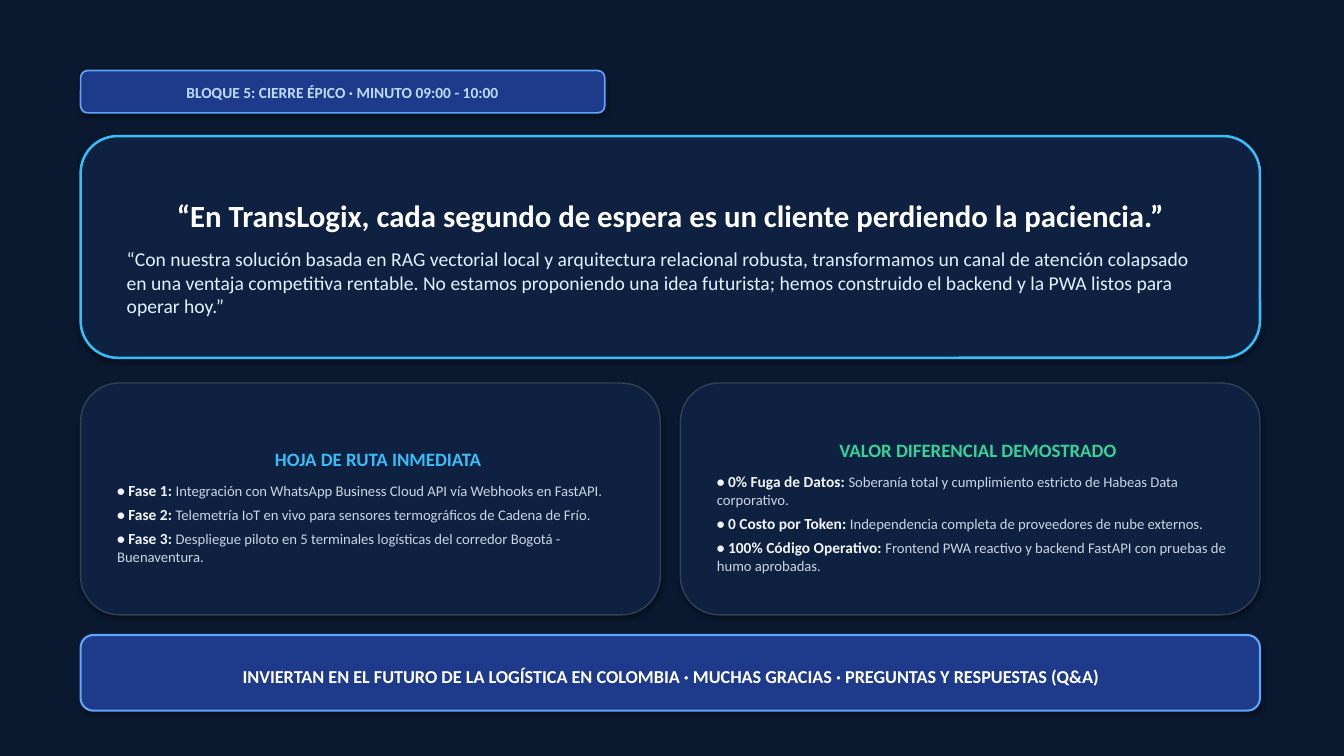
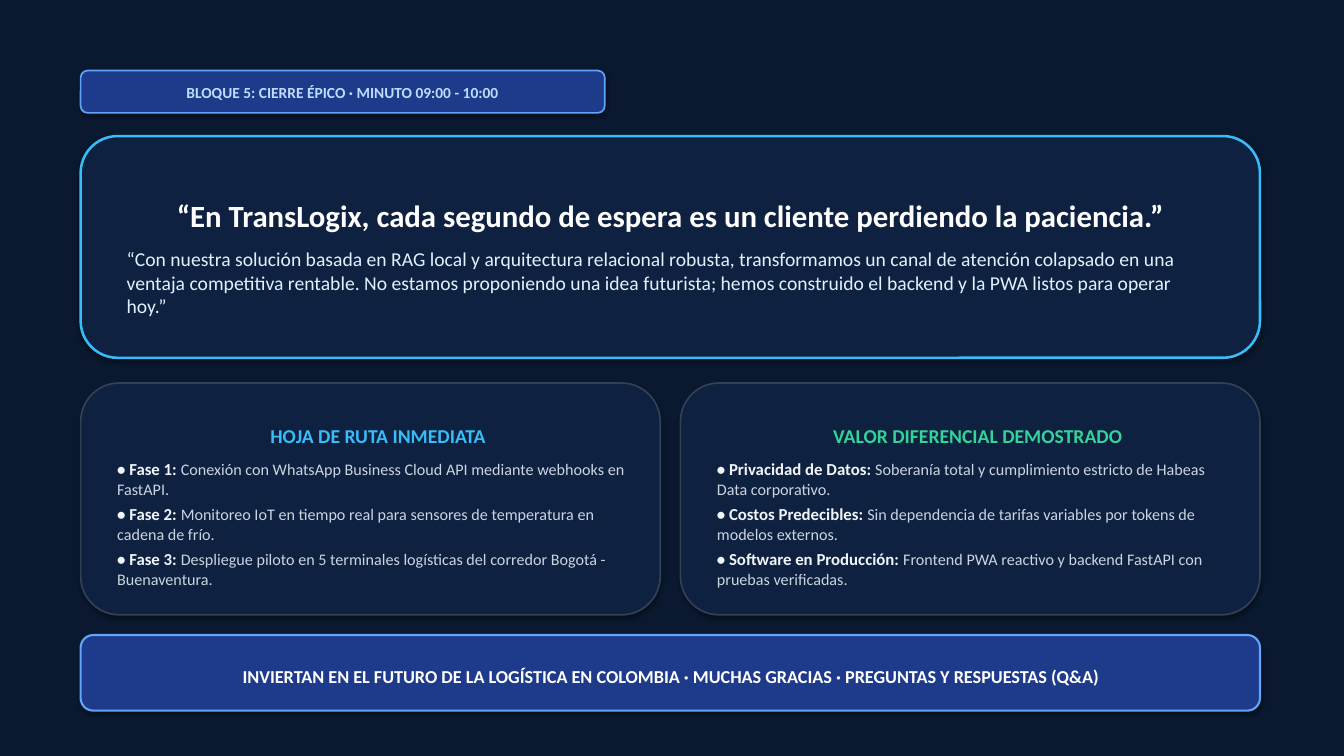
Before and after one commit to jorgemarazba/Kodotokai, a slide deck: slide 11 of TransLogix_Pitch_KodoTakai_2026.pptx (slide 12 before the commit). Drawn at 1344x756 pixels with LibreOffice and Linux fonts; fonts in the diff are those of the drawing. Boxes give left, top, right and bottom in pixels: in the first picture for what was removed or moved away, otherwise in the second. Text is boxed around its words. In the diff, an @@ line names an element or a change of style, - is before the commit and + after.

Commit message:
Reconstruccion de presentacion segun recomendaciones oficiales: rubrica Mejor Proyecto General, datos sustentados y nuevo balance de negocio

```diff
--- a/TransLogix_Pitch_KodoTakai_2026.pptx
+++ b/TransLogix_Pitch_KodoTakai_2026.pptx
@@ text in rounded rectangle at (127, 252, 1174, 316): text changed @@
-“Con nuestra solución basada en RAG vectorial local y arquitectura relacional robusta, transformamos un canal de atención colapsado en una ventaja competitiva rentable. No estamos proponiendo una idea futurista; hemos construido el backend y la PWA listos para operar hoy.”
+“Con nuestra solución basada en RAG local y arquitectura relacional robusta, transformamos un canal de atención colapsado en una ventaja competitiva rentable. No estamos proponiendo una idea futurista; hemos construido el backend y la PWA listos para operar hoy.”
@@ rounded rectangle "HOJA DE RUTA INMEDIATA" at (81, 383, 660, 615): outline #334155 1 pt to #334155 1.2 pt @@
@@ rounded rectangle "VALOR DIFERENCIAL DEMOSTRADO" at (681, 383, 1260, 615): outline #334155 1 pt to #334155 1.2 pt @@
@@ text in rounded rectangle at (117, 430, 597, 585): size 13.5 to 14 pt in "HOJA DE RUTA INMEDIATA"; size 11 to 12 pt in "• Fase 3:"; size 10.5 to 11.5 pt in "Despliegue piloto en 5 terminales logísticas del ..." @@
@@ text in rounded rectangle at (833, 430, 1122, 443): size 13.5 to 14 pt in "VALOR DIFERENCIAL DEMOSTRADO" @@
@@ text in rounded rectangle at (117, 464, 624, 540): text changed; size 10.5 to 11.5 pt @@
-• Fase 1: Integración con WhatsApp Business Cloud API vía Webhooks en FastAPI.
-• Fase 2: Telemetría IoT en vivo para sensores termográficos de Cadena de Frío.
+• Fase 1: Conexión con WhatsApp Business Cloud API mediante webhooks en FastAPI.
+• Fase 2: Monitoreo IoT en tiempo real para sensores de temperatura en cadena de frío.
@@ text in rounded rectangle at (717, 463, 1205, 588): text changed; size 10.5 to 11.5 pt @@
-• 0% Fuga de Datos: Soberanía total y cumplimiento estricto de Habeas Data corporativo.
-• 0 Costo por Token: Independencia completa de proveedores de nube externos.
-• 100% Código Operativo: Frontend PWA reactivo y backend FastAPI con pruebas de humo aprobadas.
+• Privacidad de Datos: Soberanía total y cumplimiento estricto de Habeas Data corporativo.
+• Costos Predecibles: Sin dependencia de tarifas variables por tokens de modelos externos.
+• Software en Producción: Frontend PWA reactivo y backend FastAPI con pruebas verificadas.
```
Also in this commit, not shown: 7 other slides changed, 3 slides added, 4 slides removed.
